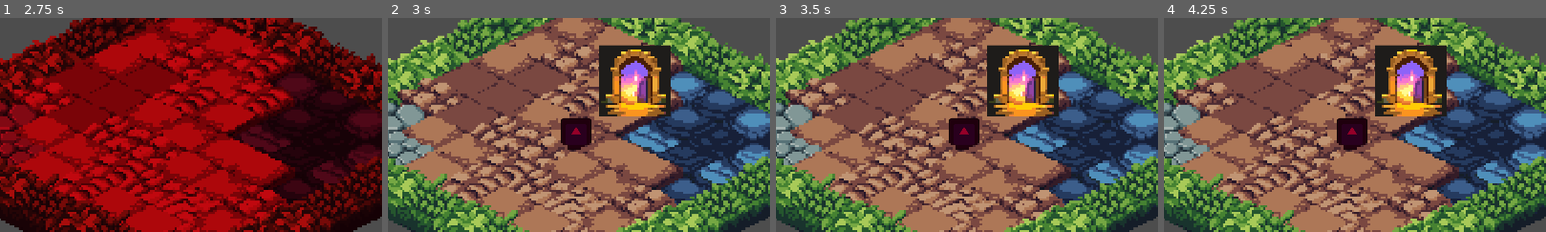
Above: before the commit, frames 1-4 (left to right).
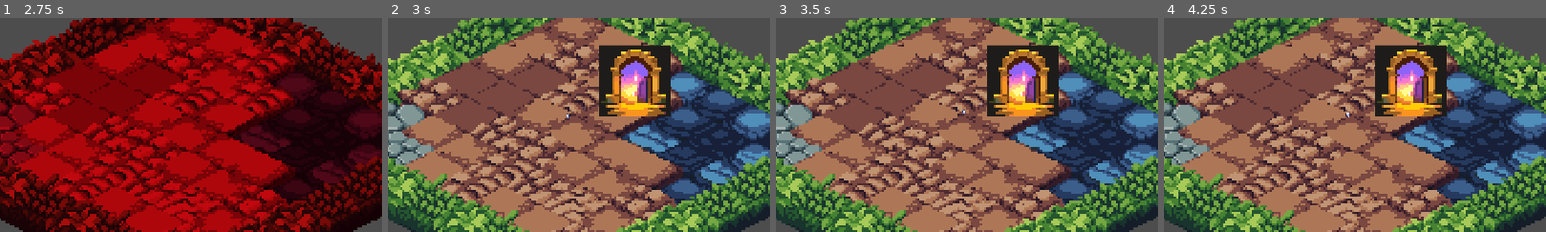
Above: after the commit, the same moments.

Repository: HephaistosForge/Chronominions
Game: Godot game, scene res://playgrounds/playground_christoph.tscn
Two runs of this game, one before a commit and one after it. Both use one fixed random seed, a clock stepped at 60 frames per second and the inputs below. This scene is started directly instead of the project's main scene. The engine's default icon, where the game draws it, is replaced by a stand-in: a white triangle on a blue panel in a dark square.
Inputs (mouse positions are % of the whole screen's width and height, from its top left):
- Up to frame 1 (2.75 s): click (97, 50) at 0.5 s; click (97, 50) at 1.25 s; click (3, 50) at 2 s
- Up to frame 2 (3 s): click (3, 50) at 2.75 s
- Up to frame 3 (3.5 s): no input
- Up to frame 4 (4.25 s): click (3, 50) at 3.5 s
The pictures show only the part of the screen within x 25-75%, y 13-63%; the shares and areas given below are measured in that part.

Frame 1 is identical in both runs. In frame 2, 1.1% of the frame differs, in the area x 45-54%, y 41-62%; in frame 3, 1.1%; in frame 4, 1.1%, in the area x 45-54%, y 40-62%.

Commit message:
.

Diff:
--- a/game_objects/lemming_spawner/lemming_spawner.gd
+++ b/game_objects/lemming_spawner/lemming_spawner.gd
@@ -21,8 +21,8 @@
 func _on_timer_timeout():
 	if lemming_population:
 		var lemming_scene = LEMMING_SCENE.instantiate()
-		lemming_scene.direction = direction[randi_range(0,3)]
+		lemming_scene.direction = init_direction#direction[randi_range(0,3)]
 		lemming_scene.own_epoch = epoch
 		lemming_population-=1
+		get_parent().add_sibling(lemming_scene)
 		lemming_scene.global_position = global_position
-		add_sibling(lemming_scene)
